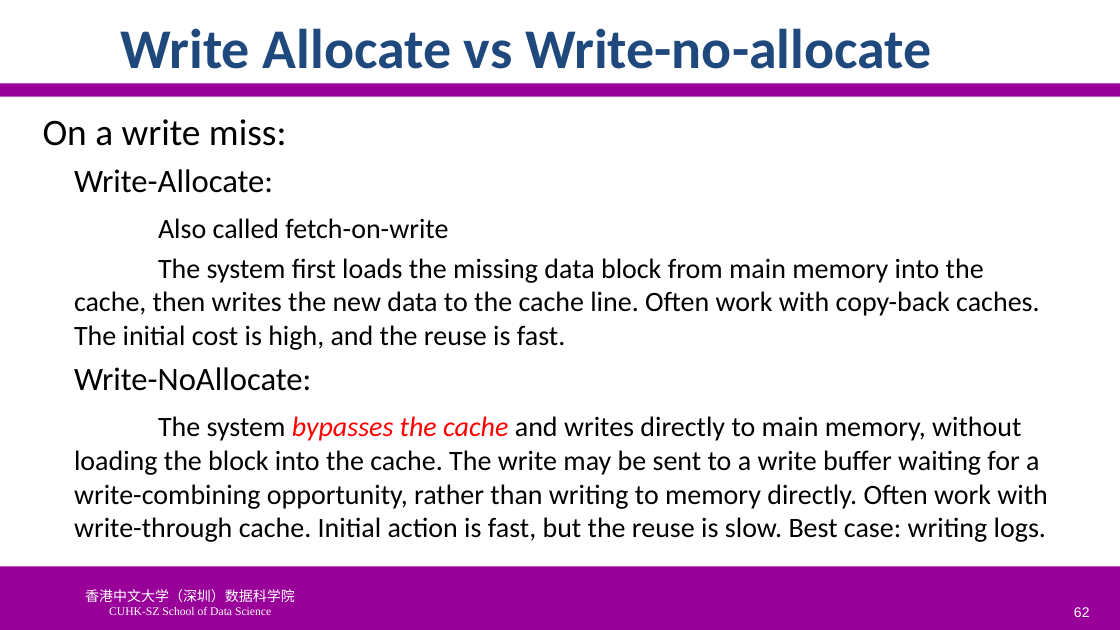
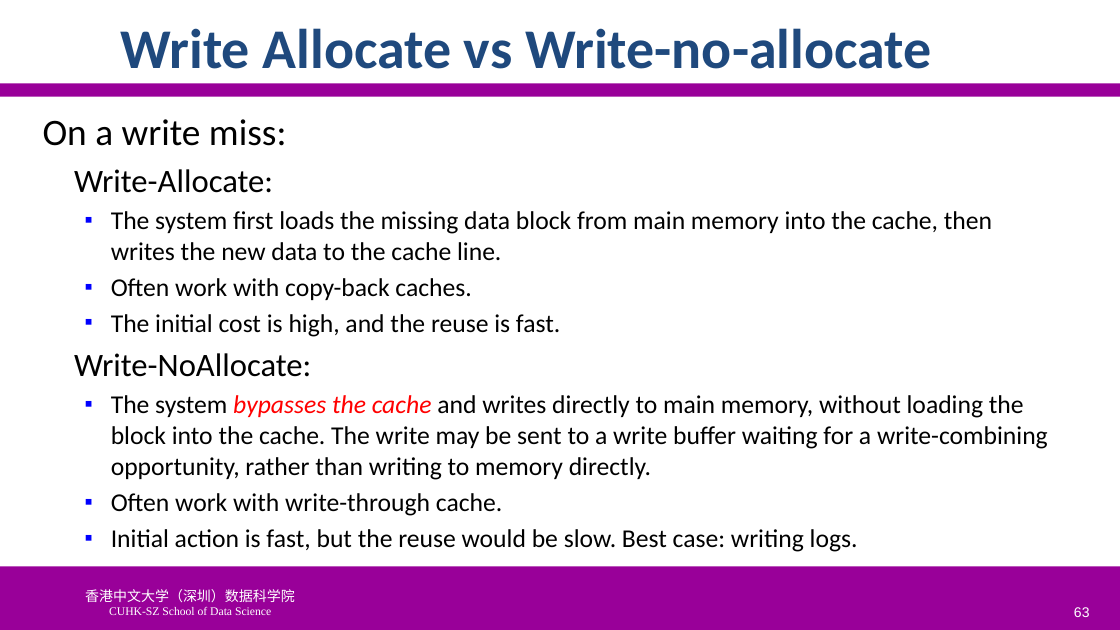
Before and after one commit to SUNCHAOYI923/CMU_CSAPP, a slide deck: slide 63 of slide/CA3060-6-MemHierarchy.pptx (slide 62 before the commit). Drawn at 1120x630 pixels with LibreOffice and Linux fonts; fonts in the diff are those of the drawing; background and template pictures are left out. Boxes give left, top, right and bottom in pixels: in the first picture for what was removed or moved away, otherwise in the second. Text is boxed around its words. In the diff, an @@ line names an element or a change of style, - is before the commit and + after.

```diff
--- a/slide/CA3060-6-MemHierarchy.pptx
+++ b/slide/CA3060-6-MemHierarchy.pptx
@@ text at [111, 211, 992, 337]: text changed; size 24 to 22 pt @@
-Also called fetch-on-write
-The system first loads the missing data block from main memory into the cache, then writes the new data to the cache line. Often work with copy-back caches. The initial cost is high, and the reuse is fast.
+  ▪ The system first loads the missing data block from main memory into the cache, then writes the new data to the cache line.
+  ▪ Often work with copy-back caches.
+  ▪ The initial cost is high, and the reuse is fast.
@@ text at [111, 395, 1048, 552]: text changed; size 24 to 22 pt @@
-The system bypasses the cache and writes directly to main memory, without loading the block into the cache. The write may be sent to a write buffer waiting for a write-combining opportunity, rather than writing to memory directly. Often work with write-through cache. Initial action is fast, but the reuse is slow. Best case: writing logs.
+  ▪ The system bypasses the cache and writes directly to main memory, without loading the block into the cache. The write may be sent to a write buffer waiting for a write-combining opportunity, rather than writing to memory directly.
+  ▪ Often work with write-through cache.
+  ▪ Initial action is fast, but the reuse would be slow. Best case: writing logs.
@@ page number at [1074, 607, 1090, 617]: text changed @@
-62
+63
```
Also in this commit, not shown: 40 other slides changed, 5 slides added, 10 slides removed, 31 other files.
